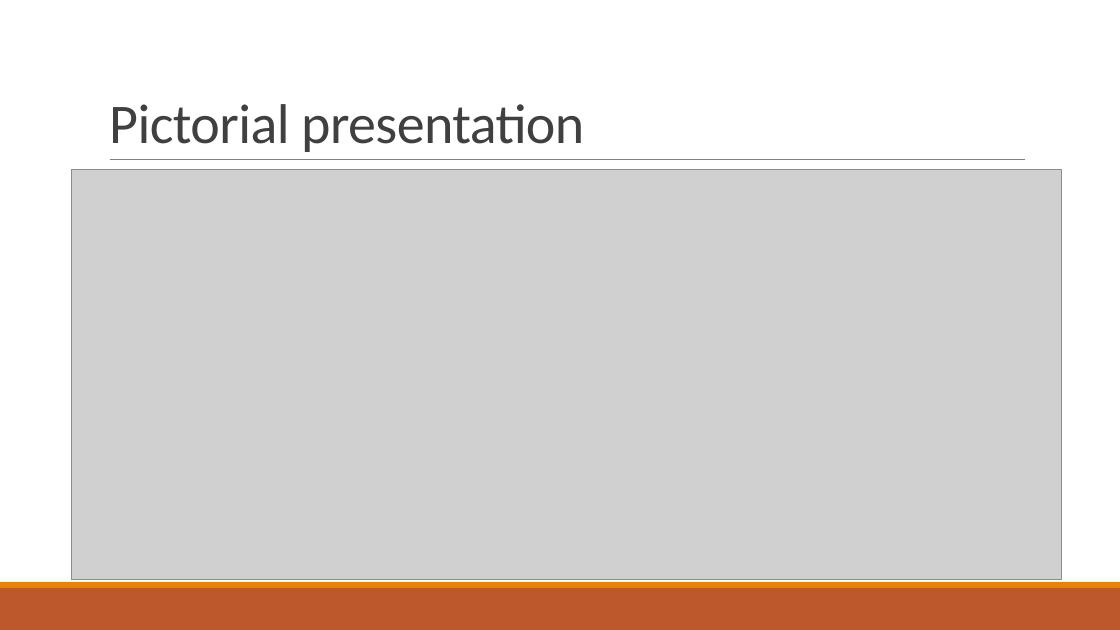
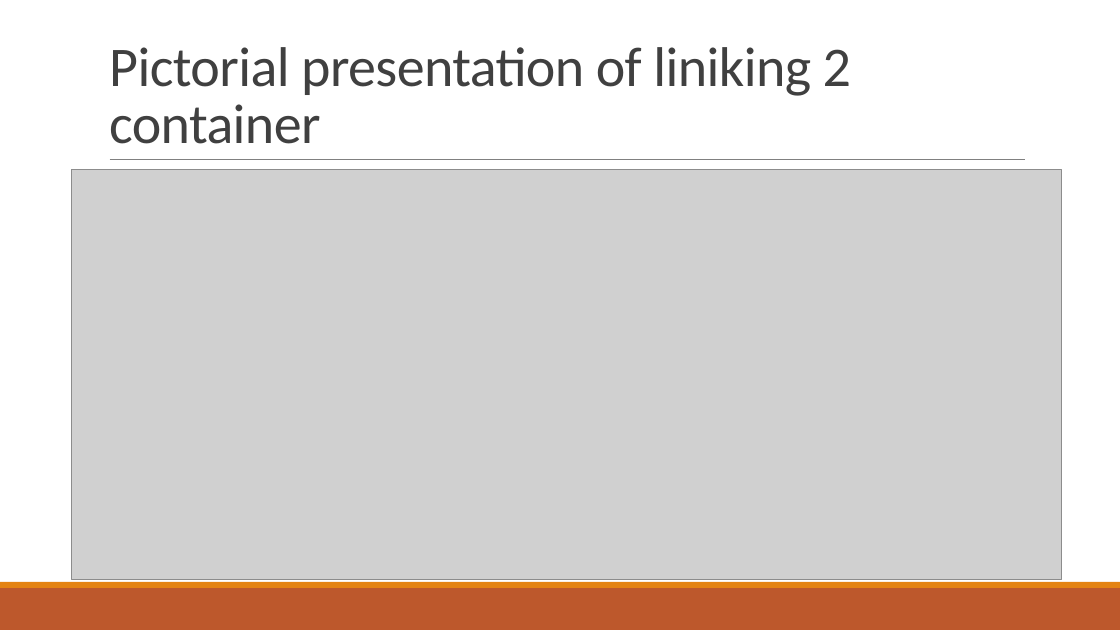
Before and after one commit to sushmithakongi/Infobell-Openshift-Daily-Work, a slide deck: slide 10 of Presentation/Docker presentation chetan.pptx. Drawn at 1120x630 pixels with LibreOffice and Linux fonts; fonts in the diff are those of the drawing; grey boxes stand for pictures. Boxes give left, top, right and bottom in pixels: in the first picture for what was removed or moved away, otherwise in the second. Text is boxed around its words. In the diff, an @@ line names an element or a change of style, - is before the commit and + after.

Commit message:
ppt edited

```diff
--- a/Presentation/Docker presentation chetan.pptx
+++ b/Presentation/Docker presentation chetan.pptx
@@ title at bbox=[109, 47, 851, 144]: text changed @@
-Pictorial presentation
+Pictorial presentation of liniking 2 container
```
